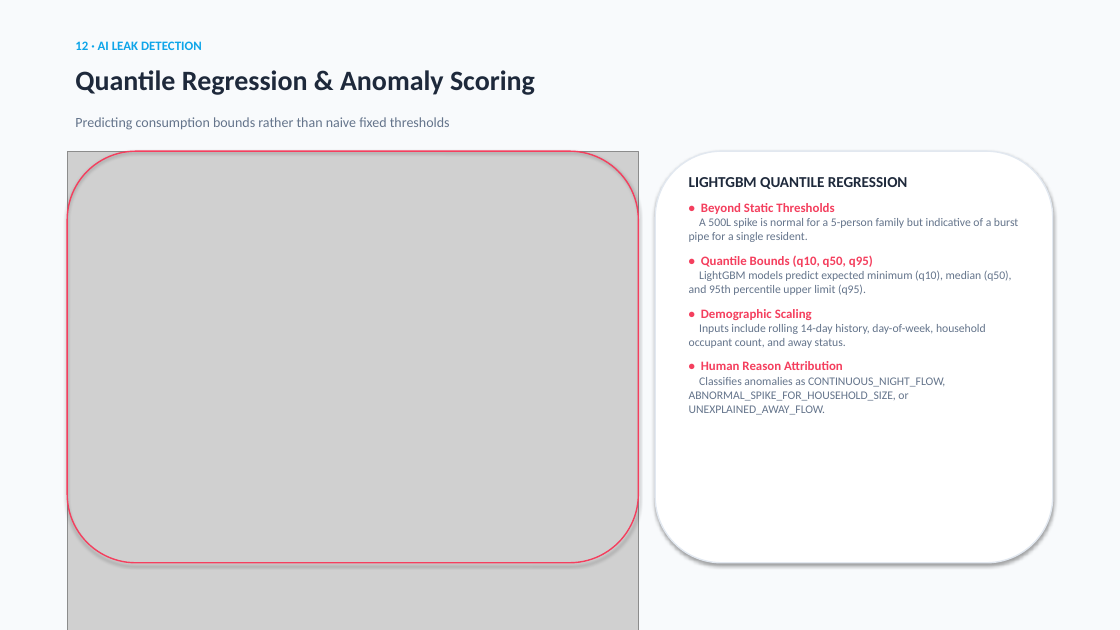
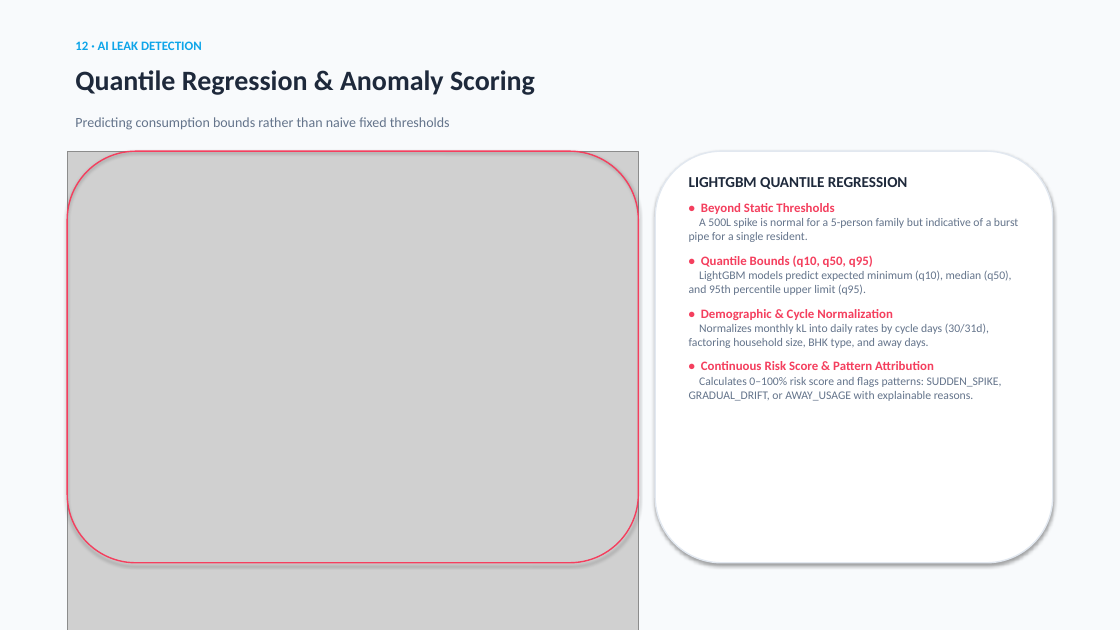
Before and after one commit to Nidarshan2211/REP_FINAL, a slide deck: slide 13 of AquaFlow_Project_Presentation.pptx. Drawn at 1120x630 pixels with LibreOffice and Linux fonts; fonts in the diff are those of the drawing; grey boxes stand for pictures. Boxes give left, top, right and bottom in pixels: in the first picture for what was removed or moved away, otherwise in the second. Text is boxed around its words. In the diff, an @@ line names an element or a change of style, - is before the commit and + after.

Commit message:
feat(presentation): add dedicated ML pipeline leakage detection slide and update presentation deck

```diff
--- a/AquaFlow_Project_Presentation.pptx
+++ b/AquaFlow_Project_Presentation.pptx
@@ text at [689,309,1002,401]: text changed @@
-• Demographic Scaling
-Inputs include rolling 14-day history, day-of-week, household occupant count, and away status.
-• Human Reason Attribution
-Classifies anomalies as CONTINUOUS_NIGHT_FLOW, ABNORMAL_SPIKE_FOR_HOUSEHOLD_SIZE, or UNEXPLAINED_AWAY_FLOW.
+• Demographic & Cycle Normalization
+Normalizes monthly kL into daily rates by cycle days (30/31d), factoring household size, BHK type, and away days.
+• Continuous Risk Score & Pattern Attribution
+Calculates 0–100% risk score and flags patterns: SUDDEN_SPIKE, GRADUAL_DRIFT, or AWAY_USAGE with explainable reasons.
```
Also in this commit, not shown: 4 other files.
